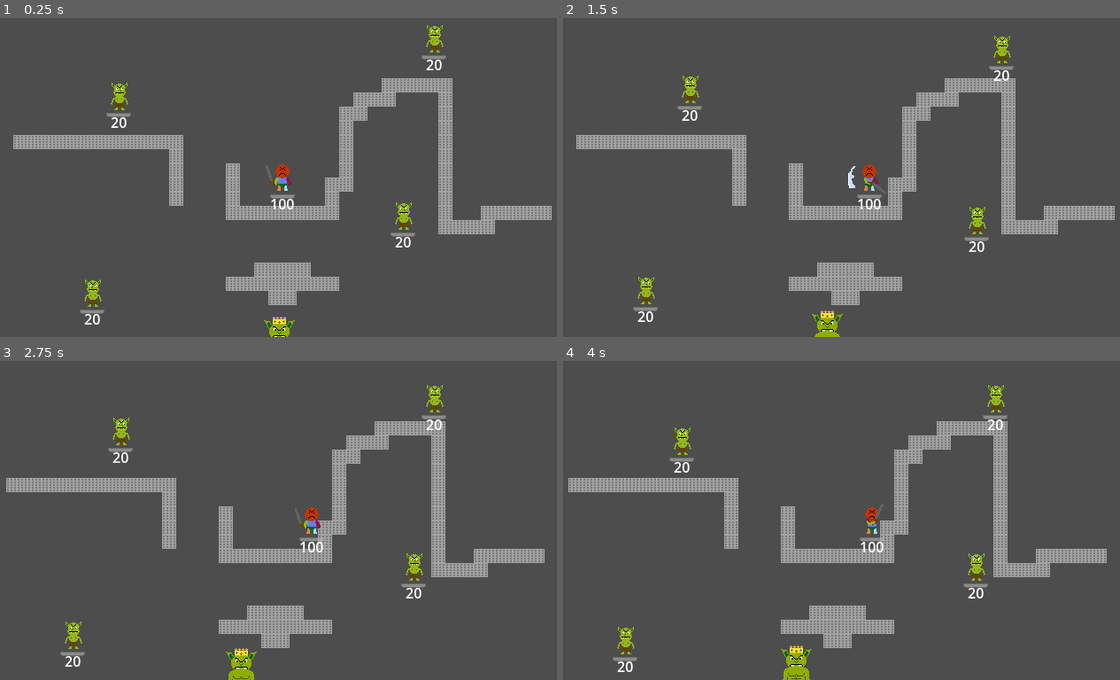
Above: before the commit, frames 1-4 (two rows, left to right).
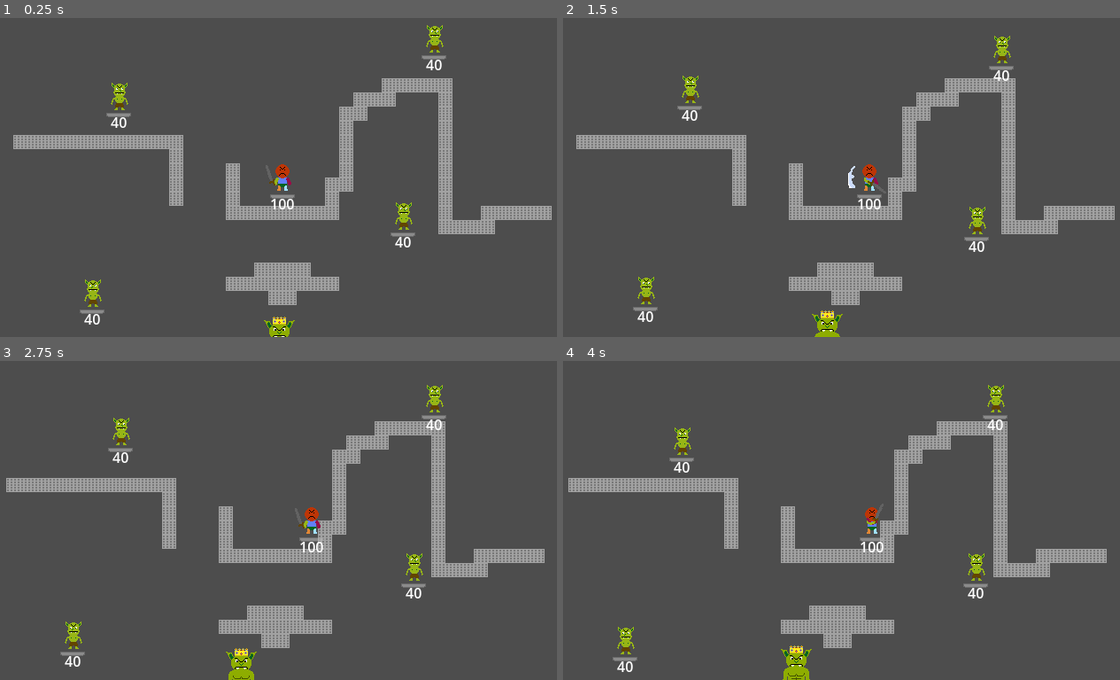
Above: after the commit, the same moments.

Repository: BrandonManuel/dungeon-crawl
Game: Godot game, scene res://Assets/Scenes/game.tscn
The game is run twice, just before and just after one commit, with the same random seed, the same clock (stepped at 60 frames per second) and the same inputs. Sound files missing from this copy of the repository are replaced by a short silence.
Inputs (mouse positions are in pixels of both pictures, inside the frame that each line leads up to):
- Up to frame 1 (0.25 s): no input
- Up to frame 2 (1.5 s): move the mouse to (969, 161) at 0.52 s; press the mouse at (969, 161) at 0.53 s; hold D (move_right) 0.53-1.25 s; release the mouse at (969, 161) at 1.25 s; drag from (730, 193) to (997, 46) at 1.27 s
- Up to frame 3 (2.75 s): move the mouse to (339, 450) at 2.02 s; hold D (move_right) from 2.03 s (still down); right-click (339, 450) at 2.1 s
- Up to frame 4 (4 s): release D (move_right) at 2.75 s; drag from (819, 584) to (997, 399) at 2.77 s; move the mouse to (1014, 568) at 3.52 s; hold A (move_left) from 3.53 s (still down); hold Shift (block) from 3.53 s (still down)

The runs differ from the first frame. In frame 1, 0.1% of the frame differs, in the area x 15-78%, y 13-97%; in frame 2, 0.1%; in frame 3, 0.1%; in frame 4, 0.1%.

Commit message:
Added enemy critical hit sound and volume boost. Defaulted goblin health to 40

Diff:
--- a/Assets/Scenes/goblin.tscn
+++ b/Assets/Scenes/goblin.tscn
@@ -136,20 +136,20 @@
 }
 tracks/9/type = "value"
 tracks/9/imported = false
-tracks/9/enabled = false
-tracks/9/path = NodePath("AudioStreamPlayer2D:stream")
+tracks/9/enabled = true
+tracks/9/path = NodePath("Sprite2D:position")
 tracks/9/interp = 1
 tracks/9/loop_wrap = true
 tracks/9/keys = {
 "times": PackedFloat32Array(0),
 "transitions": PackedFloat32Array(1),
-"update": 1,
-"values": [null]
+"update": 0,
+"values": [Vector2(1, 0)]
 }
 tracks/10/type = "value"
 tracks/10/imported = false
-tracks/10/enabled = false
-tracks/10/path = NodePath("AudioStreamPlayer2D:playing")
+tracks/10/enabled = true
+tracks/10/path = NodePath("HitCPUParticles2D:emitting")
 tracks/10/interp = 1
 tracks/10/loop_wrap = true
 tracks/10/keys = {
@@ -161,34 +161,10 @@
 tracks/11/type = "value"
 tracks/11/imported = false
 tracks/11/enabled = true
-tracks/11/path = NodePath("Sprite2D:position")
+tracks/11/path = NodePath("HitCPUParticles2D:visible")
 tracks/11/interp = 1
 tracks/11/loop_wrap = true
 tracks/11/keys = {
-"times": PackedFloat32Array(0),
-"transitions": PackedFloat32Array(1),
-"update": 0,
-"values": [Vector2(1, 0)]
-}
-tracks/12/type = "value"
-tracks/12/imported = false
-tracks/12/enabled = true
-tracks/12/path = NodePath("HitCPUParticles2D:emitting")
-tracks/12/interp = 1
-tracks/12/loop_wrap = true
-tracks/12/keys = {
-"times": PackedFloat32Array(0),
-"transitions": PackedFloat32Array(1),
-"update": 1,
-"values": [false]
-}
-tracks/13/type = "value"
-tracks/13/imported = false
-tracks/13/enabled = true
-tracks/13/path = NodePath("HitCPUParticles2D:visible")
-tracks/13/interp = 1
-tracks/13/loop_wrap = true
-tracks/13/keys = {
 "times": PackedFloat32Array(0),
 "transitions": PackedFloat32Array(1),
 "update": 1,
@@ -439,46 +415,22 @@
 tracks/4/type = "value"
 tracks/4/imported = false
 tracks/4/enabled = true
-tracks/4/path = NodePath("AudioStreamPlayer2D:stream")
+tracks/4/path = NodePath("HitCPUParticles2D:emitting")
 tracks/4/interp = 1
 tracks/4/loop_wrap = true
 tracks/4/keys = {
 "times": PackedFloat32Array(0),
 "transitions": PackedFloat32Array(1),
 "update": 1,
-"values": [ExtResource("4_uslvc")]
+"values": [true]
 }
 tracks/5/type = "value"
 tracks/5/imported = false
 tracks/5/enabled = true
-tracks/5/path = NodePath("AudioStreamPlayer2D:playing")
+tracks/5/path = NodePath("HitCPUParticles2D:visible")
 tracks/5/interp = 1
 tracks/5/loop_wrap = true
 tracks/5/keys = {
-"times": PackedFloat32Array(0),
-"transitions": PackedFloat32Array(1),
-"update": 1,
-"values": [true]
-}
-tracks/6/type = "value"
-tracks/6/imported = false
-tracks/6/enabled = true
-tracks/6/path = NodePath("HitCPUParticles2D:emitting")
-tracks/6/interp = 1
-tracks/6/loop_wrap = true
-tracks/6/keys = {
-"times": PackedFloat32Array(0),
-"transitions": PackedFloat32Array(1),
-"update": 1,
-"values": [true]
-}
-tracks/7/type = "value"
-tracks/7/imported = false
-tracks/7/enabled = true
-tracks/7/path = NodePath("HitCPUParticles2D:visible")
-tracks/7/interp = 1
-tracks/7/loop_wrap = true
-tracks/7/keys = {
 "times": PackedFloat32Array(0),
 "transitions": PackedFloat32Array(1),
 "update": 1,
@@ -648,6 +600,7 @@
 script = ExtResource("1_tjamc")
 hit_preset = ExtResource("7_ij21g")
 death_preset = ExtResource("2_6lcod")
+GOBLIN_HEALTH = 40.0
 GOBLIN_KNOCKBACK = 150.0
 GOBLIN_ATTACK_COOLDOWN_SECONDS = 1.0
 GOBLIN_TIMER = NodePath("Timer")
@@ -776,3 +729,4 @@
 [connection signal="body_entered" from="DetectionRadius" to="StateMachine" method="_on_detection_radius_body_entered"]
 [connection signal="body_exited" from="DetectionRadius" to="StateMachine" method="_on_detection_radius_body_exited"]
 [connection signal="body_exited" from="LeaveAttackRange" to="StateMachine" method="_on_leave_attack_range_body_exited"]
+[connection signal="finished" from="AudioStreamPlayer2D" to="." method="_on_audio_stream_player_2d_finished"]
--- a/Assets/Scripts/goblin.gd
+++ b/Assets/Scripts/goblin.gd
@@ -17,6 +17,10 @@
 @export var hit_preset: ParticlePreset
 @export var death_preset: ParticlePreset
 
+var parried_sound = load("res://Assets/Sounds/enemy_parried.wav") as AudioStream
+var hit_sound = load("res://Assets/Sounds/enemy_hit.wav") as AudioStream
+var critical_hit_sound = load("res://Assets/Sounds/enemy_hit_critical.wav") as AudioStream
+
 @export var	GOBLIN_KNOCKBACK_DECAY = 1000.0
 @export var	GOBLIN_SPEED = 10.0
 @export var	GOBLIN_HEALTH = 20.0
@@ -32,7 +36,7 @@
 signal was_parried
 signal died
 
-var parried_sound
+var starting_volume: float
 
 func _apply_preset(preset: ParticlePreset, particles: CPUParticles2D) -> void:
 	for prop in preset.get_property_list():
@@ -65,6 +69,7 @@
 
 	_apply_preset(hit_preset, hit_cpu_particles_2d)
 	_apply_preset(death_preset, death_cpu_particles_2d)
+	starting_volume = audio_stream_player_2d.volume_db
 
 func _process(delta: float) -> void:
 	if dead:
@@ -106,7 +111,7 @@
 		current_health = 0
 		died.emit()
 	else:
-		was_hit.emit(force)
+		was_hit.emit(force, parried)
 
 func is_parried(force: Vector2) -> void:
 	was_parried.emit(force)
@@ -117,8 +122,18 @@
 func disable_hitbox() -> void:
 	attack_range_collision_shape_2d.disabled = true
 
-func _on_was_hit(force: Vector2) -> void:
+func _on_was_hit(force: Vector2, critical: bool) -> void:
+	audio_stream_player_2d.stop()
 	received_knockback = force
+	if critical:
+		audio_stream_player_2d.volume_db = 6.0
+		audio_stream_player_2d.stream = critical_hit_sound
+		audio_stream_player_2d.play()
+	else:
+		audio_stream_player_2d.stream = hit_sound
+
+	audio_stream_player_2d.play()
+
 	animation_player.call_deferred("play", "hit")
 	hit = true
 	var hit_animation_length: float = animation_player.current_animation_length
@@ -131,8 +146,11 @@
 	parried = true
 	var parried_animation_length: float = animation_player.current_animation_length
 	audio_stream_player_2d.stop()
-	parried_sound = load("res://Assets/Sounds/enemy_parried.wav") as AudioStream
 	audio_stream_player_2d.stream = parried_sound
 	audio_stream_player_2d.play()
 	await get_tree().create_timer(parried_animation_length).timeout
 	parried = false
+
+
+func _on_audio_stream_player_2d_finished() -> void:
+	audio_stream_player_2d.volume_db = starting_volume
Not shown, added: Assets/Sounds/enemy_hit_critical.wav.import
Not shown, added: Assets/Sounds/enemy_hit_critical.wav
